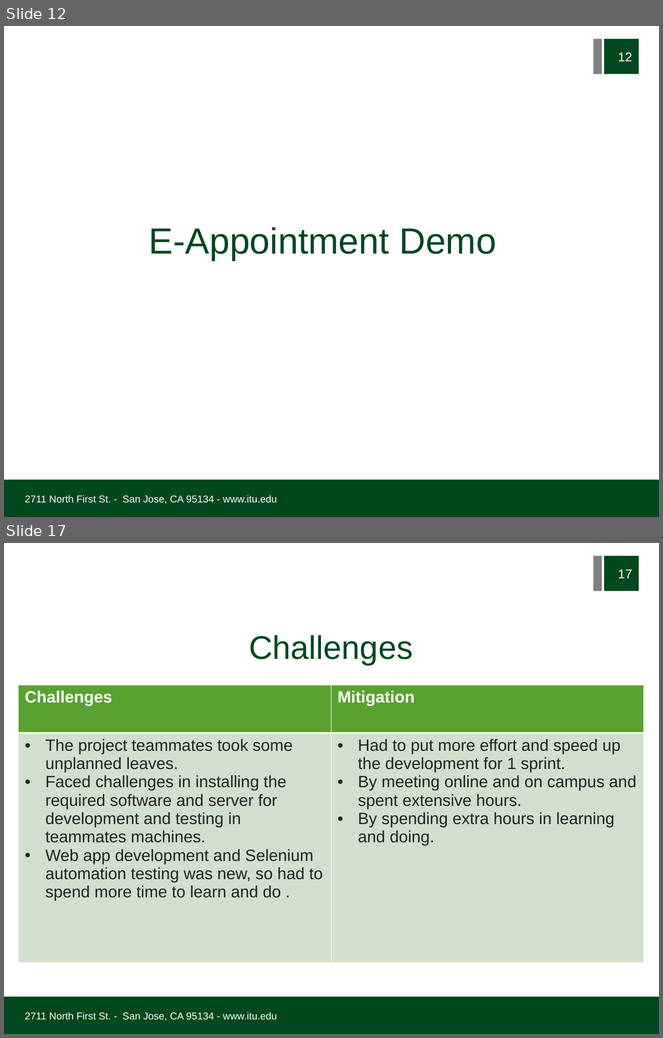
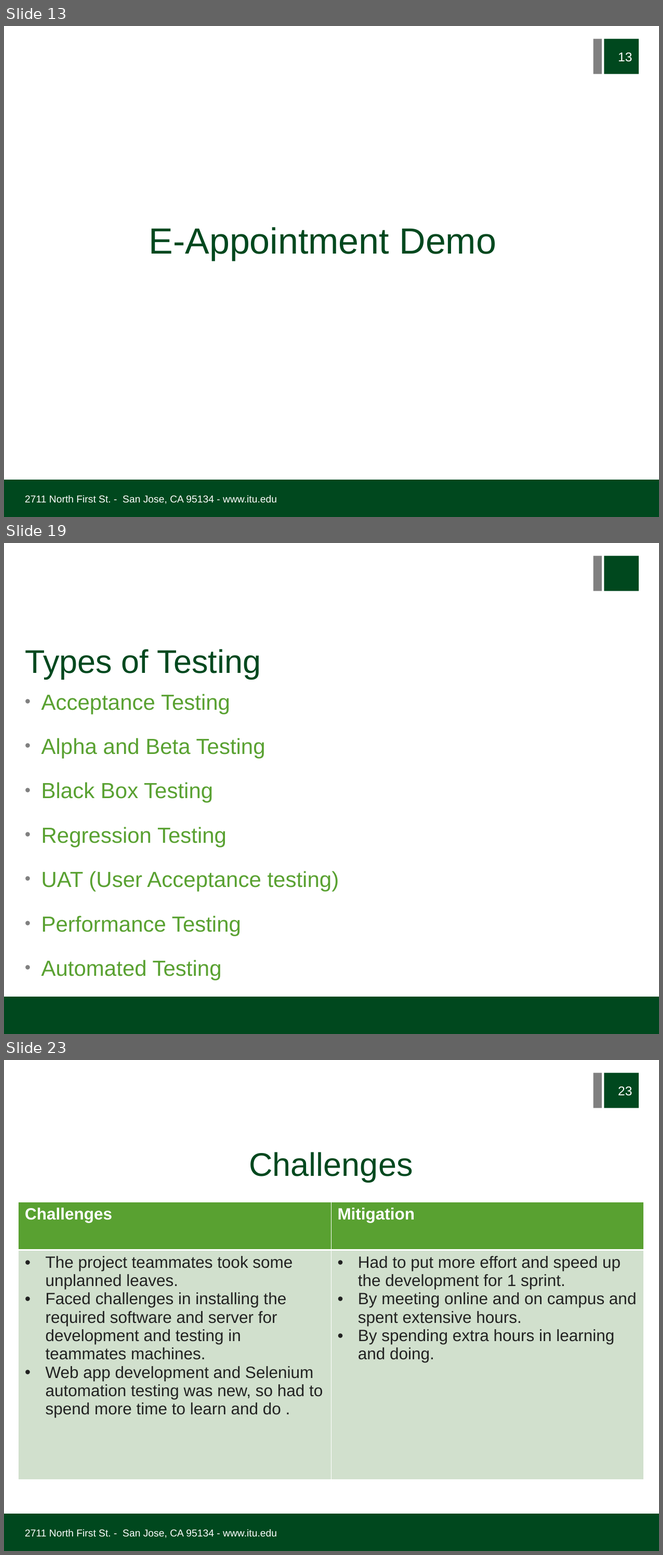
Before and after one commit to joshisange89/EAppointment, a slide deck: Documentation/Demo/Demo Presentation/E-Appointment_Demo.ppt. Shown one above the other, each under a label of ours: slides 12 and 17 before the commit, slides 13, 19 and 23 after it; the slides between them are not shown. The pictures are 663x1038 and 663x1555 pixels, drawn with LibreOffice and Linux fonts; fonts in the diff are those of the drawing; background and template pictures are left out. Boxes give left, top, right and bottom in pixels: in the first picture for what was removed or moved away, otherwise in the second. Text is boxed around its words. In the diff, an @@ line names an element or a change of style, - is before the commit and + after.

```diff
--- a/Documentation/Demo/Demo Presentation/E-Appointment_Demo.ppt
+++ b/Documentation/Demo/Demo Presentation/E-Appointment_Demo.ppt
@@ slide 19 added at [4, 543, 659, 1034], background #FFFFFF; not listed: 3 template elements that a slide beside it also shows @@
@@ title added at [25, 649, 261, 679], 36 pt, text #00481E @@
+Types of Testing
@@ text added at [41, 694, 339, 981], 24 pt, text #59A131 @@
+• Acceptance Testing
+• Alpha and Beta Testing
+• Black Box Testing
+• Regression Testing
+• UAT (User Acceptance testing)
+• Performance Testing
+• Automated Testing
@@ what was slide 12 is now slide 13 @@
@@ page number at [618, 53, 632, 62]: text changed @@
-12
+13
@@ what was slide 17 is now slide 23 @@
@@ page number at [618, 1087, 632, 1096]: text changed @@
-17
+23
```
Also in this commit, not shown: 5 slides changed, 6 other slides added, 1 slide removed, 29 other files.
